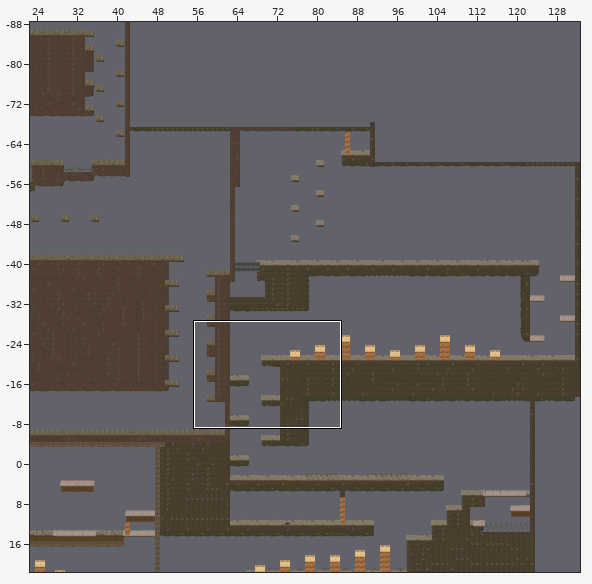
Tiled map, stored at gaijin_lvl.tmx. The first picture is a wide view before the edit; the outline marks the close-up.
Close-up. As it was:
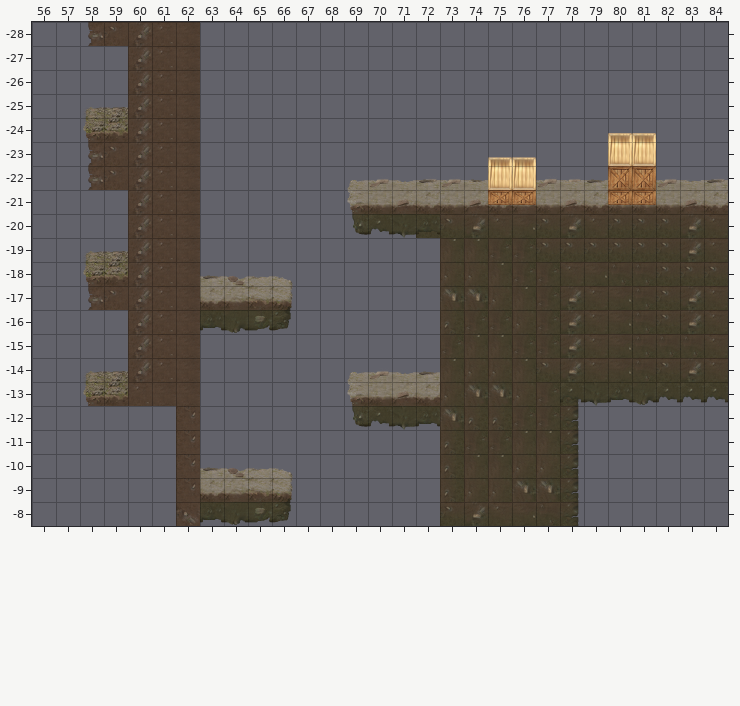
Cells are 64x64 px. Shown: x 56..84, y -28..-8. The commit also changed other parts of the map, which this record leaves out.
After the commit:
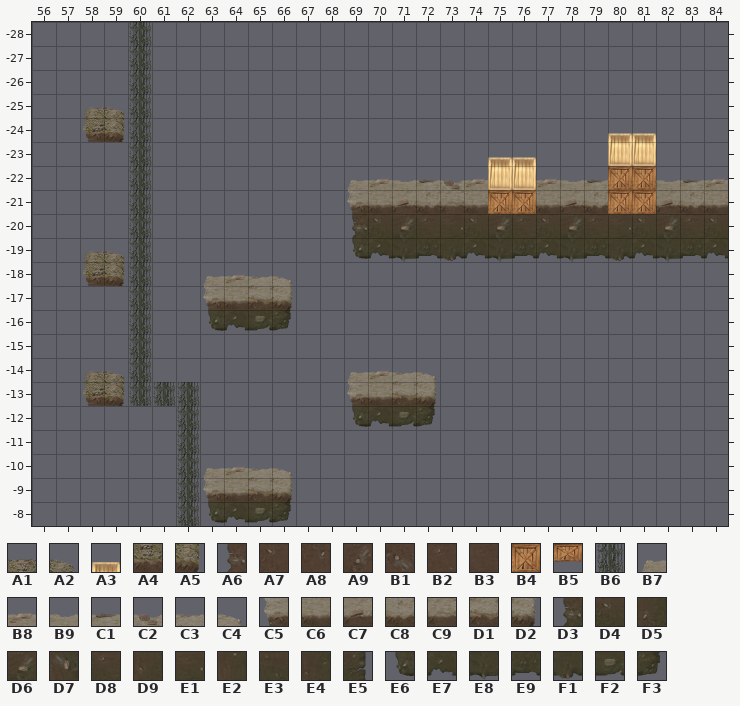
Key: from "ConnectTiles": A1 1, A2 6, A3 29, A4 33, A5 38, A6 64, A7 65, A8 65 turned 90, A9 66, B1 66 turned 90, B2 67, B3 68, B4 93, B5 125, B6 221, B7 224, B8 225, B9 226, C1 227, C2 228, C3 229, C4 230, C5 256, C6 257, C7 258, C8 259, C9 260, D1 261, D2 262, D3 288, D4 289, D5 289 turned 270, D6 290, D7 290 turned 270, D8 291, D9 291 turned 270, E1 292, E2 292 turned 270, E3 293, E4 293 turned 270, E5 294, E6 320, E7 321, E8 322, E9 323, F1 324, F2 325, F3 326.
__ is an empty cell.
Tiles replaced or removed in this view: A1, A3, A4, A6, A7, A8, A9, B1, B2, B3, B5, B8, B9, C1, C2, C3, C6, C7, C8, C9, D4, D5, D6, D7, D8, D9, E1, E2, E3, E4, E5, E6, E7, E8, E9, F1.
Diff:
Changed rows in their new state; .. is an unchanged cell.
Layer "Слой тайлов 3" (removed):
first column x 72:
-22 __ __ __ .. .. .. __ .. .. .. __ __ __
-21 .. .. .. __ __ .. .. .. __ __ .. .. ..
-20 __ .. .. .. .. .. .. .. .. .. .. .. ..
Layer "Слой тайлов 1" (removed):
first column x 58:
-28 __ __ __ __ __
-27 .. .. __ __ __
-26 .. .. __ __ __
-25 .. .. __ __ __
-24 .. __ __ __ __
-23 __ __ __ __ __
-22 __ __ __ __ __
-21 .. .. __ __ __
-20 .. .. __ __ __
-19 .. .. __ __ __
-18 .. __ __ __ __
-17 __ __ __ __ __
-16 .. .. __ __ __
-15 .. .. __ __ __
-14 .. .. __ __ __
-13 .. __ __ __ __
-12 .. .. .. .. __
-11 .. .. .. .. __
-10 .. .. .. .. __
 -9 .. .. .. .. __
 -8 .. .. .. .. __
Layer "Слой тайлов 2":
first column x 59:
-28 .. B6 .. .. .. .. .. .. .. .. .. .. .. .. .. .. .. .. .. .. .. .. .. .. .. ..
-27 .. B6 .. .. .. .. .. .. .. .. .. .. .. .. .. .. .. .. .. .. .. .. .. .. .. ..
-26 .. B6 .. .. .. .. .. .. .. .. .. .. .. .. .. .. .. .. .. .. .. .. .. .. .. ..
-25 A2 B6 .. .. .. .. .. .. .. .. .. .. .. .. .. .. .. .. .. .. .. .. .. .. .. ..
-24 A5 B6 .. .. .. .. .. .. .. .. .. .. .. .. .. .. .. .. .. .. .. A3 A3 .. .. ..
-23 .. B6 .. .. .. .. .. .. .. .. .. .. .. .. .. .. .. .. .. .. .. .. .. .. .. ..
-22 .. B6 .. .. .. .. .. .. .. .. .. .. .. C1 C2 B8 .. .. .. B9 .. .. .. B9 C1 B8
-21 .. B6 .. .. .. .. .. .. .. .. .. .. .. .. C9 C6 B4 B4 .. .. .. B4 B4 C7 C8 C6
-20 .. B6 .. .. .. .. .. .. .. .. D3 D4 D6 D8 E1 D4 D6 .. .. .. .. E1 .. D6 D8 ..
-19 A2 B6 .. .. .. .. .. .. .. .. E6 E7 E8 E9 F1 E7 E8 E9 E7 E8 E9 F1 E7 E8 E9 E7
-18 A5 B6 .. .. B7 B8 .. .. .. .. .. .. .. .. .. .. .. .. .. .. .. .. .. .. .. ..
-17 .. B6 .. .. C5 C6 .. .. .. .. .. .. .. .. .. .. .. .. .. .. .. .. .. .. .. ..
-16 .. B6 .. .. E6 E7 .. .. .. .. .. .. .. .. .. .. .. .. .. .. .. .. .. .. .. ..
-15 .. B6 .. .. .. .. .. .. .. .. .. .. .. .. .. .. .. .. .. .. .. .. .. .. .. ..
-14 A2 B6 .. .. .. .. .. .. .. .. .. .. C3 C4 .. .. .. .. .. .. .. .. .. .. .. ..
-13 A5 B6 B6 B6 .. .. .. .. .. .. .. .. D1 D2 .. .. .. .. .. .. .. .. .. .. .. ..
-12 .. .. .. B6 .. .. .. .. .. .. .. .. F2 F3 .. .. .. .. .. .. .. .. .. .. .. ..
-11 .. .. .. B6 .. .. .. .. .. .. .. .. .. .. .. .. .. .. .. .. .. .. .. .. .. ..
-10 .. .. .. B6 B7 B8 .. .. .. .. .. .. .. .. .. .. .. .. .. .. .. .. .. .. .. ..
 -9 .. .. .. B6 C5 C6 .. .. .. .. .. .. .. .. .. .. .. .. .. .. .. .. .. .. .. ..
 -8 .. .. .. B6 E6 E7 .. .. .. .. .. .. .. .. .. .. .. .. .. .. .. .. .. .. .. ..
Layer "Слой тайлов 4" (removed):
first column x 76:
-19 __ __ __ __ __ __ __ __ __
-18 __ __ __ __ __ __ __ __ __
-17 .. __ __ __ __ __ __ __ __
-16 .. __ __ __ __ __ __ __ __
-15 .. __ __ __ __ __ __ __ __
-14 .. .. .. .. .. .. __ __ __
Layer "Слой тайлов 5" (removed):
first column x 80:
-24 __ __
-21 __ __
Layer "Слой тайлов 6" (removed):
first column x 63:
-22 .. .. .. .. .. .. .. .. .. __ .. .. .. .. .. .. .. .. ..
-20 .. .. .. .. .. .. __ __ __ __ __ __ __ .. .. .. .. .. ..
-19 .. .. .. .. .. .. .. .. .. .. __ __ __ __ .. .. .. .. ..
-18 __ __ .. .. .. .. .. .. .. .. __ __ __ __ __ .. .. .. ..
-17 __ __ .. .. .. .. .. .. .. .. __ __ __ __ __ .. .. .. ..
-16 __ __ .. .. .. .. .. .. .. .. __ __ __ __ __ .. .. .. ..
-15 .. .. .. .. .. .. .. .. .. .. __ __ __ __ __ .. .. .. ..
-14 .. .. .. .. .. .. .. .. __ __ __ __ __ __ __ __ __ __ __
-13 .. .. .. .. .. .. .. .. __ __ __ __ __ __ __ __ .. .. ..
-12 .. .. .. .. .. .. .. .. __ __ __ __ __ __ __ __ .. .. ..
-11 .. .. .. .. .. .. .. .. .. .. __ __ __ __ __ __ .. .. ..
-10 __ __ .. .. .. .. .. .. .. .. __ __ __ __ __ __ .. .. ..
 -9 __ __ .. .. .. .. .. .. .. .. __ __ __ __ __ __ .. .. ..
 -8 __ __ .. .. .. .. .. .. .. .. __ __ __ __ __ __ .. .. ..
Layer "Слой тайлов 7" (removed):
first column x 73:
-22 __ __ .. .. .. __ .. .. .. __ __ __
-21 __ __ __ __ .. .. .. __ __ __ __ __
-20 __ __ __ .. .. .. .. __ .. __ __ ..
first column x 78:
-13 __ __ __ __ __ __ __
Layer "Слой тайлов 8" (removed):
first column x 75:
-24 .. .. .. .. .. __ __
-21 __ __ .. .. .. __ __
Pixel boxes of the changes (left, top, right, bottom) in both close-ups:
changed: (88, 22, 248, 526)
changed: (608, 133, 656, 142)
changed: (352, 179, 728, 526)
